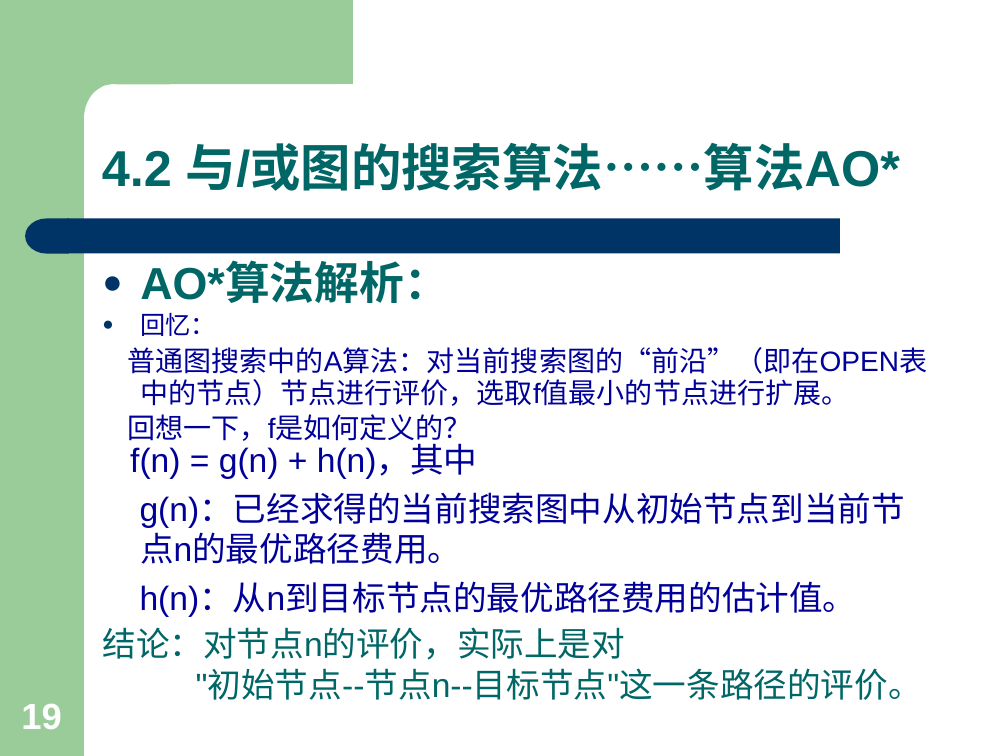
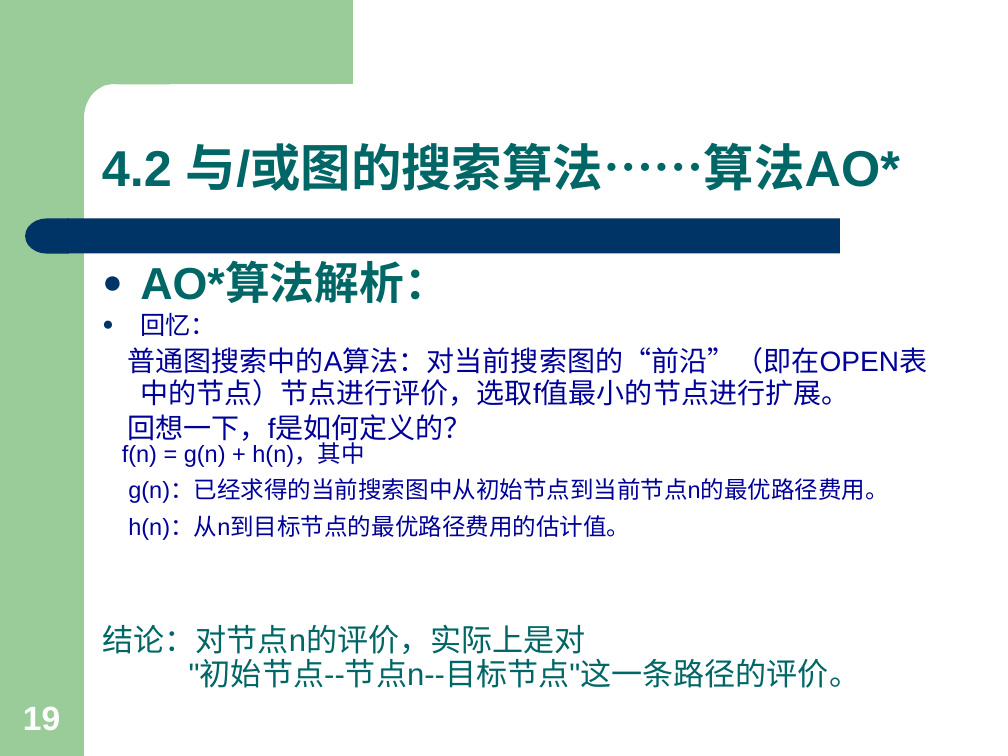
Before and after one commit to jxwb088047/AI_Review, a slide deck: slide 19 of 人工智能PPT/4. 可分解的产生式系统.ppt. Drawn at 1008x756 pixels with LibreOffice and Linux fonts; fonts in the diff are those of the drawing. Boxes give left, top, right and bottom in pixels: in the first picture for what was removed or moved away, otherwise in the second. Text is boxed around its words. In the diff, an @@ line names an element or a change of style, - is before the commit and + after.

```diff
--- a/人工智能PPT/4. 可分解的产生式系统.ppt
+++ b/人工智能PPT/4. 可分解的产生式系统.ppt
@@ text "f(n) = g(n) + h(n)，其中" at bbox=[122, 443, 889, 540]: size 24 to 16.8 pt @@
@@ text "结论：对节点n的评价，实际上是对" at bbox=[103, 624, 861, 688]: size 24 to 22.2 pt; line spacing 0.8 to 0.7 @@
@@ page number at bbox=[23, 706, 60, 730]: size 26 to 24.1 pt @@
```
Also in this commit, not shown: 12 other slides changed, 6 other files.
